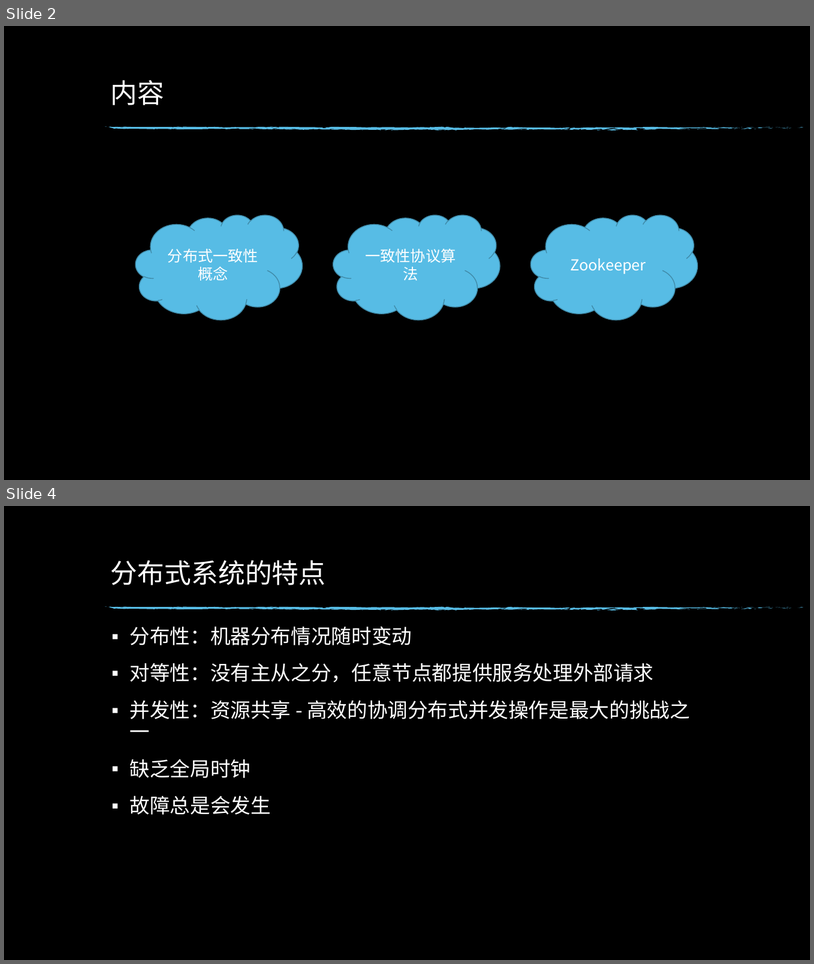
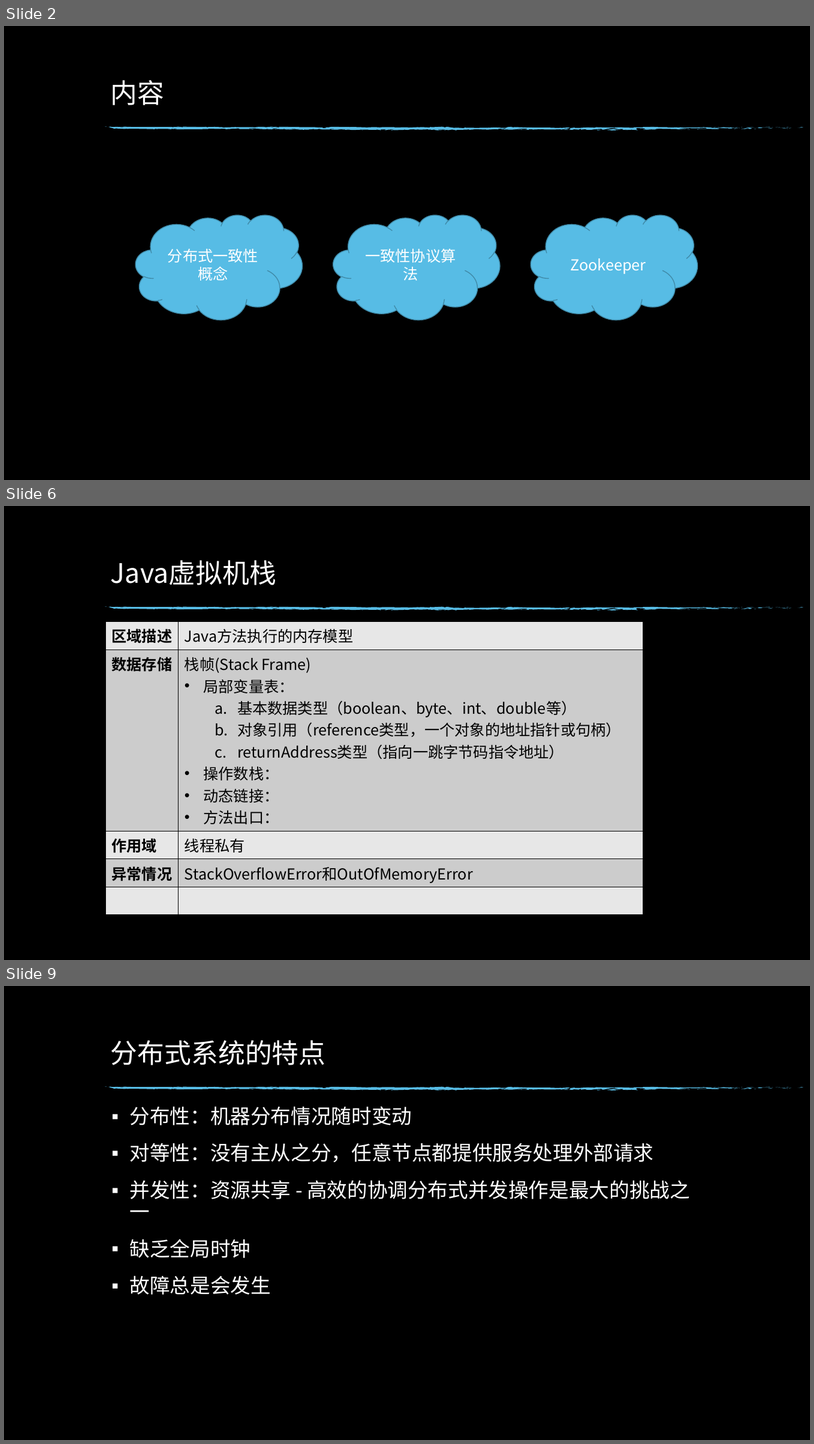
Before and after one commit to edwin1215/edwin, a slide deck: study/深入理解jvm原理.pptx. Shown one above the other, each under a label of ours: slides 2 and 4 before the commit, slides 2, 6 and 9 after it; the slides between them are not shown. The pictures are 814x964 and 814x1444 pixels, drawn with LibreOffice and Linux fonts; fonts in the diff are those of the drawing; background and template pictures are left out. Boxes give left, top, right and bottom in pixels: in the first picture for what was removed or moved away, otherwise in the second. Text is boxed around its words. In the diff, an @@ line names an element or a change of style, - is before the commit and + after.

Commit message:
234

```diff
--- a/study/深入理解jvm原理.pptx
+++ b/study/深入理解jvm原理.pptx
@@ slide 6 added at (x1=4, y1=506, x2=810, y2=960), background picture (left out); not listed: 74 template elements that a slide beside it also shows @@
@@ title added at (x1=111, y1=560, x2=276, y2=585), 32 pt, text #FFFFFF @@
+Java虚拟机栈
@@ table added at (x1=105, y1=622, x2=643, y2=885), 5 rows, 2 columns @@
+区域描述 | Java方法执行的内存模型
+数据存储 | 栈帧(Stack Frame) / 局部变量表： / 基本数据类型（boolean、byte、int、double等） / 对象引用（reference类型，一个对象的地址指针或句柄） / returnAddress类型（指向一跳字节码指令地址） / 操作数栈： / 动态链接： / 方法出口：
+作用域 | 线程私有
+异常情况 | StackOverflowError和OutOfMemoryError
+ | 
@@ what was slide 4 is now slide 9 @@
```
Also in this commit, not shown: 5 other slides added, 1 slide removed.
